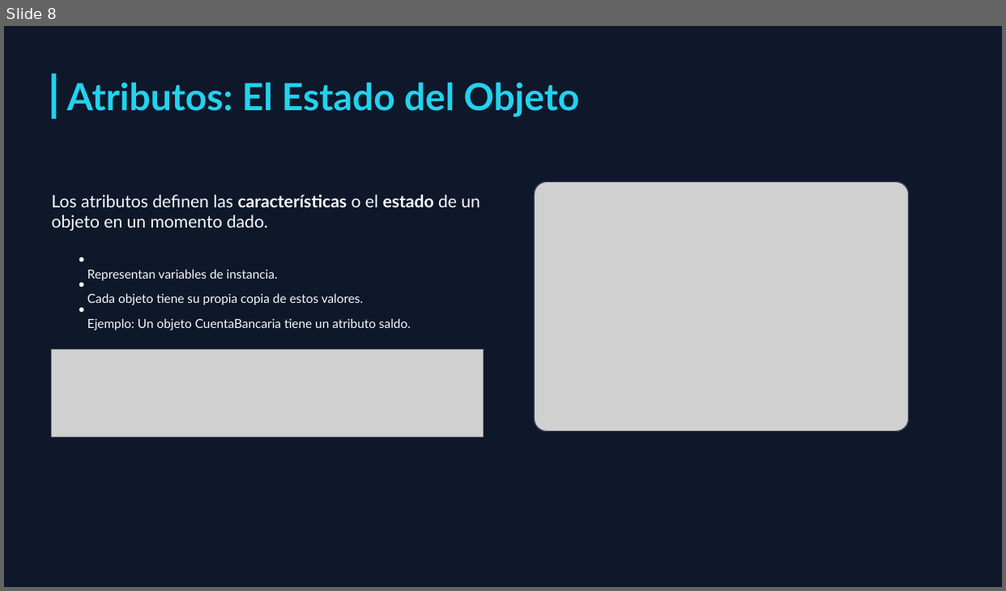
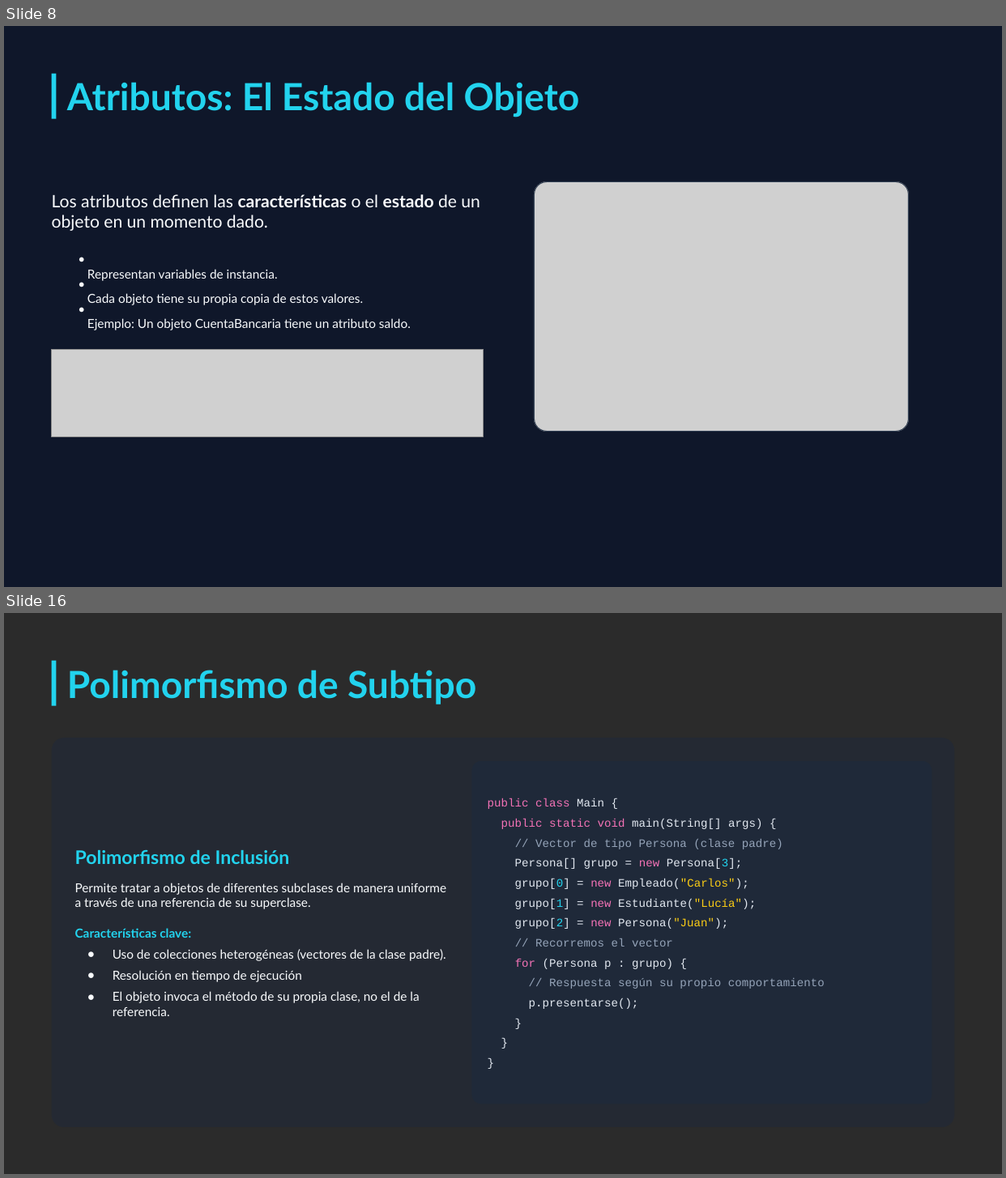
Before and after one commit to MelvinSevilla/programacionBasica, a slide deck: II UNIDAD/Presentaciones/II UNIDAD Programación Orientada a Objetos.pptx. Shown one above the other, each under a label of ours: slide 8 before the commit, slides 8 and 16 after it; the slides between them are not shown. The pictures are 1006x591 and 1006x1178 pixels, drawn with LibreOffice and Linux fonts; fonts in the diff are those of the drawing; grey boxes stand for pictures; background and template pictures are left out; a plain dark background stands for a picture behind light text. Boxes give left, top, right and bottom in pixels: in the first picture for what was removed or moved away, otherwise in the second. Text is boxed around its words. In the diff, an @@ line names an element or a change of style, - is before the commit and + after.

```diff
--- a/II UNIDAD/Presentaciones/II UNIDAD Programación Orientada a Objetos.pptx
+++ b/II UNIDAD/Presentaciones/II UNIDAD Programación Orientada a Objetos.pptx
@@ slide 16 added at bbox=[4, 613, 1002, 1174], background picture (left out) @@
@@ rectangle added at bbox=[52, 661, 57, 706], fill #22D3EE @@
@@ text added at bbox=[67, 670, 476, 705], 36 pt, text #22D3EE, bold @@
+Polimorfismo de Subtipo
@@ rounded rectangle added at bbox=[52, 738, 955, 1128], fill #1E293B at 50% opacity @@
@@ rounded rectangle added at bbox=[472, 761, 932, 1104], fill #1E293B at 80% opacity @@
@@ text added at bbox=[488, 798, 825, 1009], 11 pt, text #E2E8F0 @@
+public class Main {
+public static void main(String[] args) {
+// Vector de tipo Persona (clase padre)
+Persona[] grupo = new Persona[3];
+grupo[0] = new Empleado("Carlos");
+grupo[1] = new Estudiante("Lucía");
+grupo[2] = new Persona("Juan");
+// Recorremos el vector
+for (Persona p : grupo) {
+// Respuesta según su propio comportamiento
+p.presentarse();
+}
+}
+}
@@ text added at bbox=[75, 850, 446, 1016], 12 pt, text #F8FAFC @@
+Polimorfismo de Inclusión
+Permite tratar a objetos de diferentes subclases de manera uniforme a través de una referencia de su superclase.
+Características clave:
+● Uso de colecciones heterogéneas (vectores de la clase padre).
+● Resolución en tiempo de ejecución
+● El objeto invoca el método de su propia clase, no el de la referencia.
```
Also in this commit, not shown: 7 other slides added, 1 slide removed, 2 other files.
